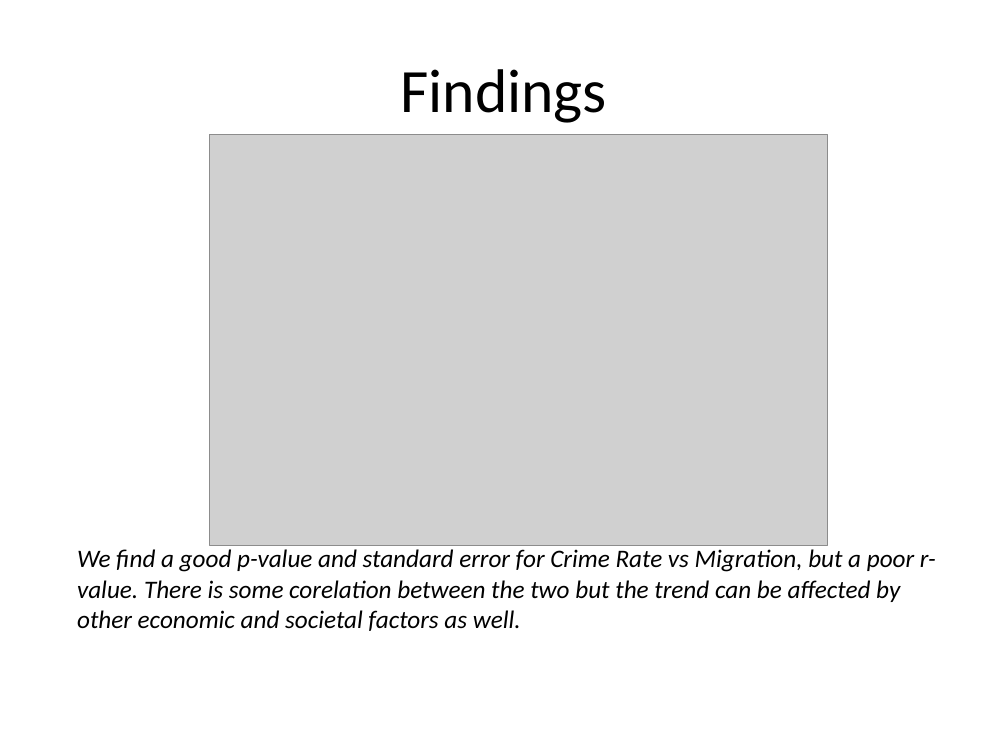
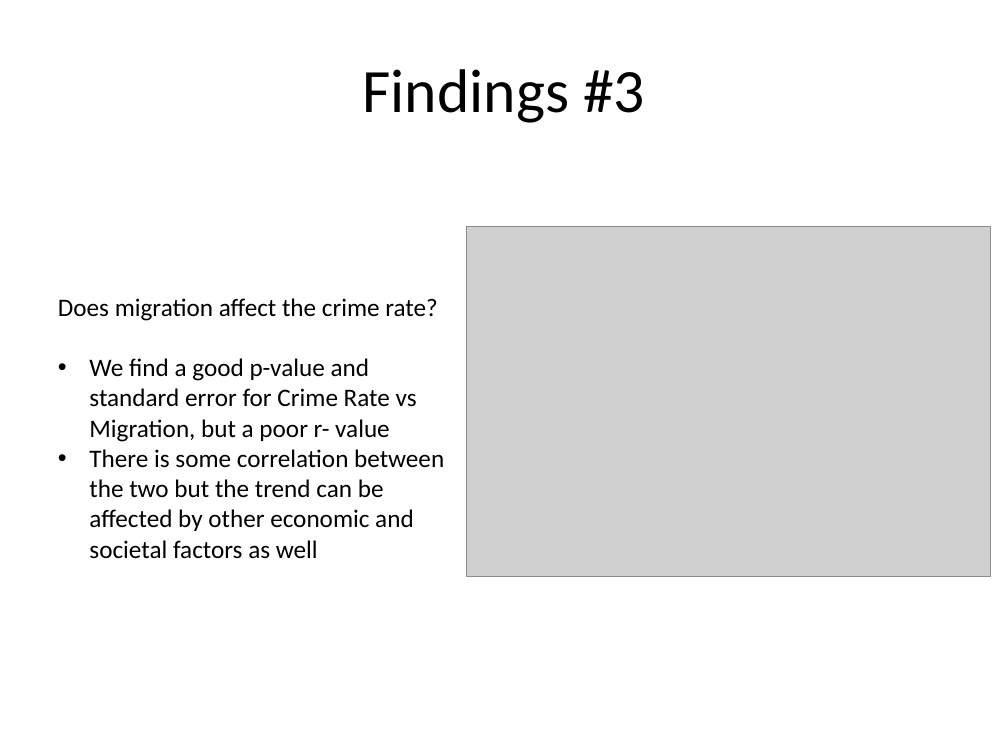
Before and after one commit to write2bobby/Project-1-Team-1, a slide deck: slide 7 of final/Project1team1jodyandrepurnimasambobby.pptx (slide 5 before the commit). Drawn at 1008x756 pixels with LibreOffice and Linux fonts; fonts in the diff are those of the drawing; grey boxes stand for pictures. Boxes give left, top, right and bottom in pixels: in the first picture for what was removed or moved away, otherwise in the second. Text is boxed around its words. In the diff, an @@ line names an element or a change of style, - is before the commit and + after.

```diff
--- a/final/Project1team1jodyandrepurnimasambobby.pptx
+++ b/final/Project1team1jodyandrepurnimasambobby.pptx
@@ title at box(363, 69, 645, 123): text changed @@
-Findings
+Findings #3
@@ picture: place and size @@
-picture at box(210, 134, 827, 545)
+picture at box(467, 227, 991, 577)
@@ text at box(58, 298, 444, 559): text changed; italic off @@
-We find a good p-value and standard error for Crime Rate vs Migration, but a poor r- value. There is some corelation between the two but the trend can be affected by other economic and societal factors as well.
+Does migration affect the crime rate?
+• We find a good p-value and standard error for Crime Rate vs Migration, but a poor r- value
+• There is some correlation between the two but the trend can be affected by other economic and societal factors as well
```
Also in this commit, not shown: 3 other slides changed, 5 slides added, 4 slides removed, 2 other files.
